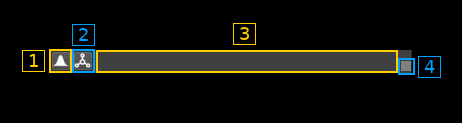
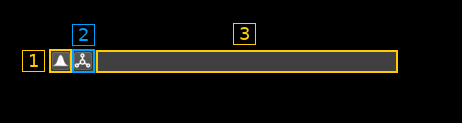
Comparing the layer stacks of the two 462 × 123 images. Changes:
removed layer "4" over bbox(418, 56, 441, 78)
removed layer "Overlay_04" over bbox(398, 58, 415, 75)
painted on "Pasted Layer" over bbox(398, 50, 412, 73)
